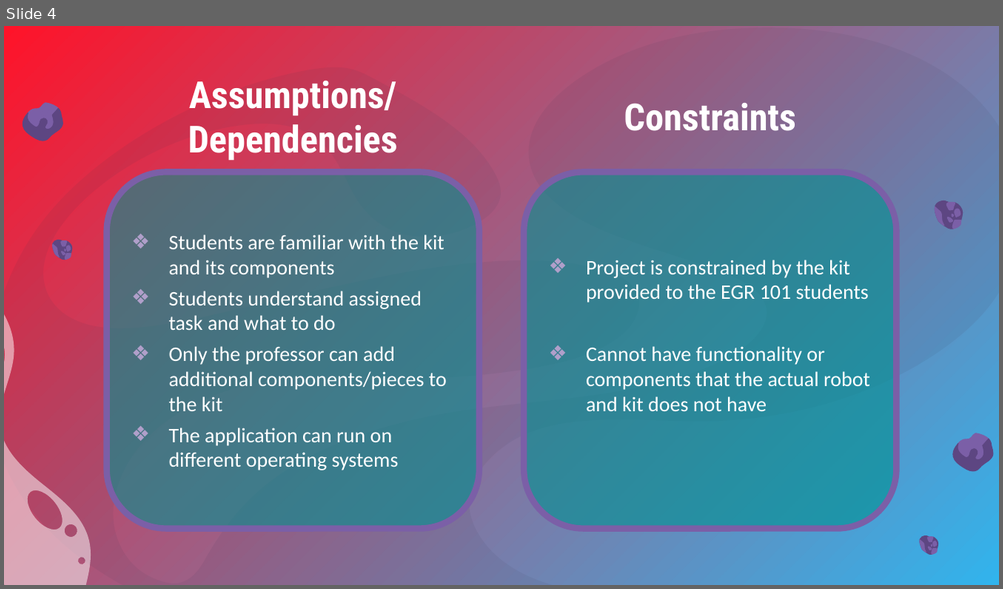
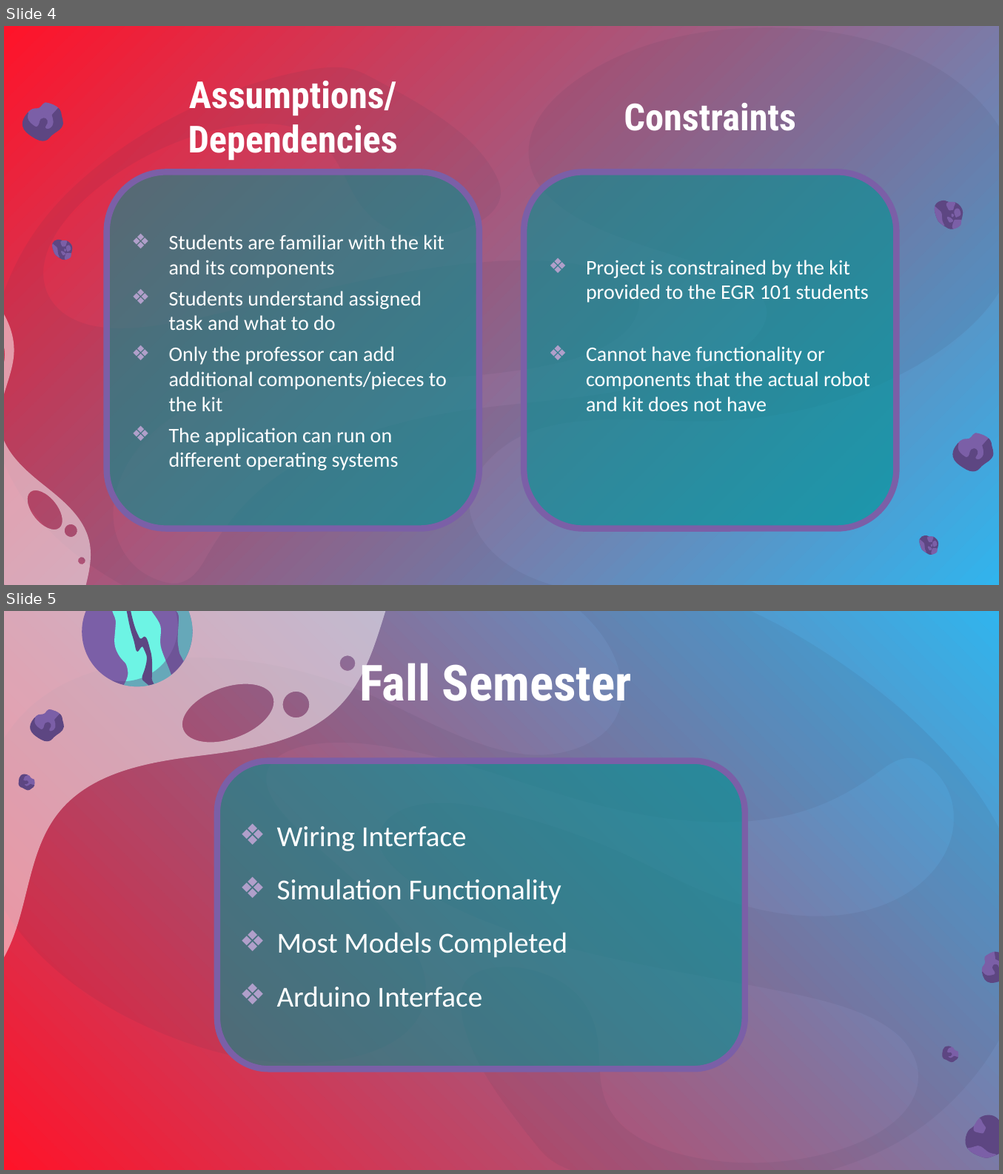
Before and after one commit to DanielKhali1/EGR101-Sim, a slide deck: Documentation/sprintdemo4.pptx. Shown one above the other, each under a label of ours: slide 4 before the commit, slides 4 and 5 after it. The pictures are 1003x589 and 1003x1174 pixels, drawn with LibreOffice and Linux fonts; fonts in the diff are those of the drawing; background and template pictures are left out. Boxes give left, top, right and bottom in pixels: in the first picture for what was removed or moved away, otherwise in the second. Text is boxed around its words. In the diff, an @@ line names an element or a change of style, - is before the commit and + after.

```diff
--- a/Documentation/sprintdemo4.pptx
+++ b/Documentation/sprintdemo4.pptx
@@ slide 5 added at [4,611,999,1170], background picture (left out) @@
@@ freeform shape added at [4,611,999,1170], fill #373852 at 8% opacity @@
@@ freeform shape added at [4,611,478,1015], fill #FFFFFF at 51% opacity @@
@@ group added at [69,611,205,700]: 5 freeform shapes @@
@@ text added at [359,655,632,701], 48 pt, text #FFFFFF, bold @@
+Fall Semester
@@ freeform shape added at [30,715,64,741], fill #5D4682, outline #5D4682 0.75 pt @@
@@ freeform shape added at [34,709,60,731], fill #7B5FA7, outline #7B5FA7 0.75 pt @@
@@ freeform shape added at [45,710,56,721], fill #7B5FA7, outline #7B5FA7 0.75 pt @@
@@ rounded rectangle added at [217,761,745,1069], fill #009090 at 60% opacity, outline #7B5FA7 6 pt, 28 pt, text #FFFFFF @@
+❖ Wiring Interface
+❖ Simulation Functionality
+❖ Most Models Completed
+❖ Arduino Interface
@@ freeform shape added at [15,772,34,793], fill #5D4682, outline #5D4682 0.75 pt @@
@@ freeform shape added at [20,773,36,789], fill #7B5FA7, outline #7B5FA7 0.75 pt @@
@@ freeform shape added at [28,778,34,785], fill #7B5FA7, outline #7B5FA7 0.75 pt @@
@@ freeform shape added at [976,949,999,981], fill #7B5FA7, outline #7B5FA7 0.75 pt @@
@@ freeform shape added at [977,950,999,989], fill #5D4682, outline #5D4682 0.75 pt @@
@@ freeform shape added at [983,953,997,967], fill #7B5FA7, outline #7B5FA7 0.75 pt @@
@@ freeform shape added at [939,1045,958,1065], fill #5D4682, outline #5D4682 0.75 pt @@
@@ freeform shape added at [945,1045,959,1062], fill #7B5FA7, outline #7B5FA7 0.75 pt @@
@@ freeform shape added at [951,1051,959,1057], fill #7B5FA7, outline #7B5FA7 0.75 pt @@
@@ group added at [965,1116,999,1158]: 8 freeform shapes @@
```
Also in this commit, not shown: 2 other slides added.
